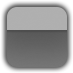
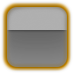
Before/after of a 73 x 73 layered artwork. What changed in the layer stack:
renamed "Layer 1" to "Title", painted on it, masked it over (7, 7, 67, 73)
removed layer "Rounded Rectangle 1" over (7, 7, 67, 67)
added layer "Body" (85%) above "OutLine" over (7, 7, 67, 67)
added layer "OutLine" over (6, 6, 68, 68)
